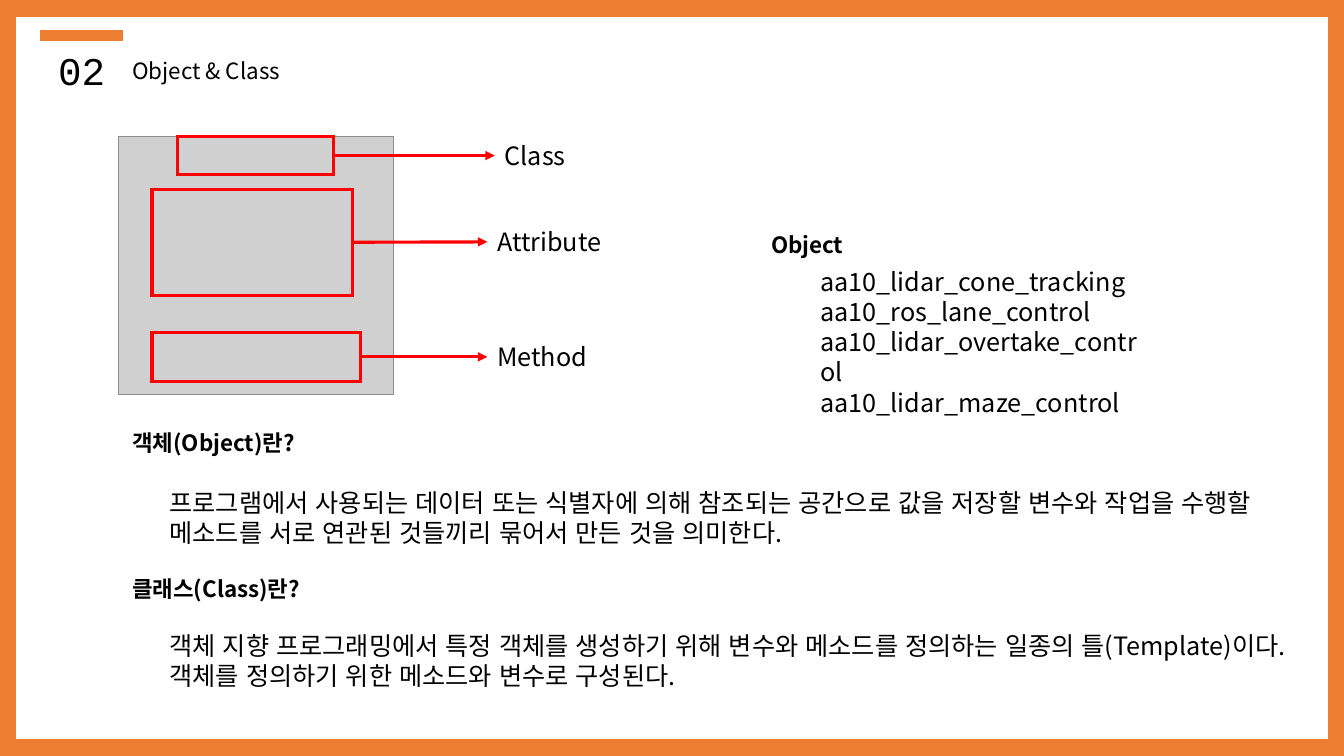
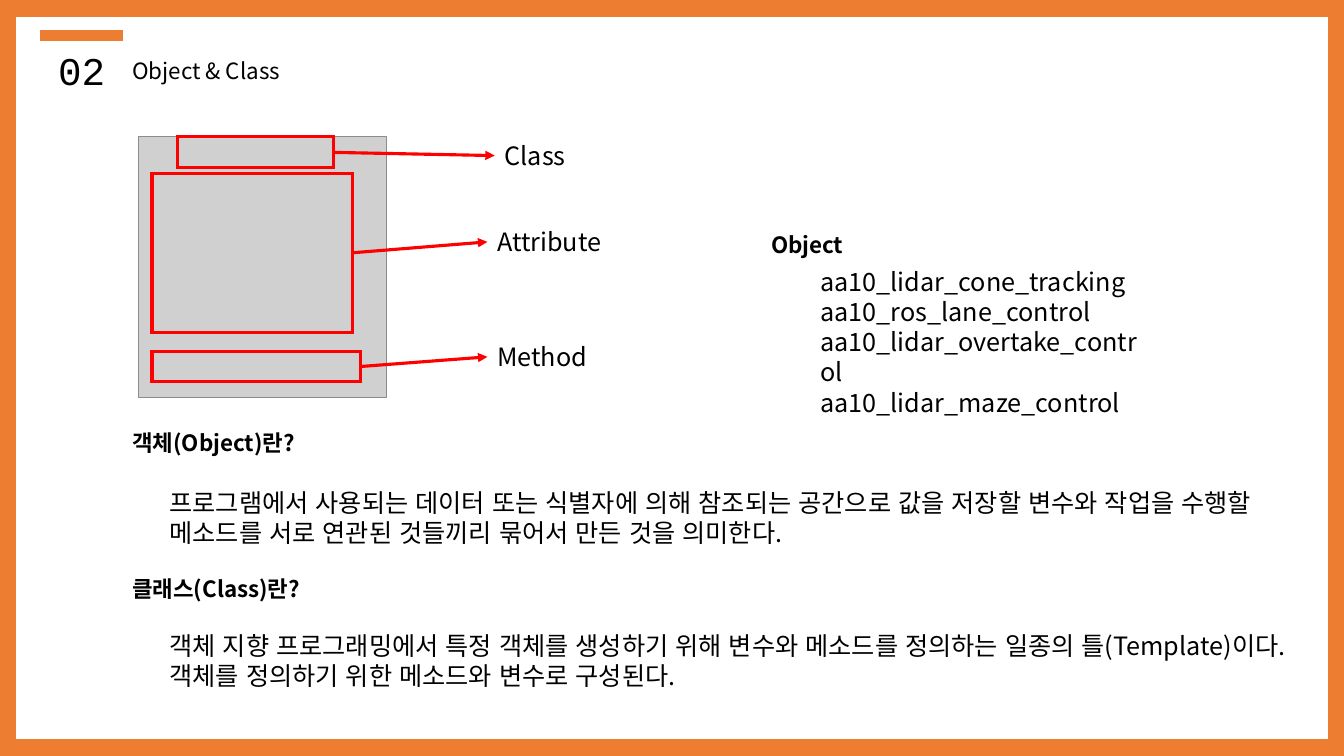
Before and after one commit to SWHyeonseokLEE/Project, a slide deck: slide 15 of 20231201_class/클래스 개념.ver9.pptx. Drawn at 1344x756 pixels with LibreOffice and Linux fonts; fonts in the diff are those of the drawing; grey boxes stand for pictures. Boxes give left, top, right and bottom in pixels: in the first picture for what was removed or moved away, otherwise in the second. Text is boxed around its words. In the diff, an @@ line names an element or a change of style, - is before the commit and + after.

```diff
--- a/20231201_class/클래스 개념.ver9.pptx
+++ b/20231201_class/클래스 개념.ver9.pptx
@@ picture: place and size @@
-picture at bbox=[119, 136, 394, 394]
+picture at bbox=[139, 136, 387, 397]
@@ rectangle: place and size @@
-rectangle at bbox=[177, 137, 335, 174]
+rectangle at bbox=[177, 137, 335, 168]
@@ rectangle: place and size @@
-rectangle at bbox=[152, 190, 353, 295]
+rectangle at bbox=[152, 173, 353, 332]
@@ arrow moved from (334, 155) - (495, 155) to (334, 152) - (495, 155) @@
@@ arrow moved from (353, 242) - (488, 242) to (353, 253) - (488, 242) @@
@@ rectangle: place and size @@
-rectangle at bbox=[152, 333, 361, 382]
+rectangle at bbox=[152, 352, 361, 382]
@@ arrow moved from (361, 357) - (488, 357) to (361, 367) - (488, 357) @@
```
Also in this commit, not shown: 1 other slide changed.
